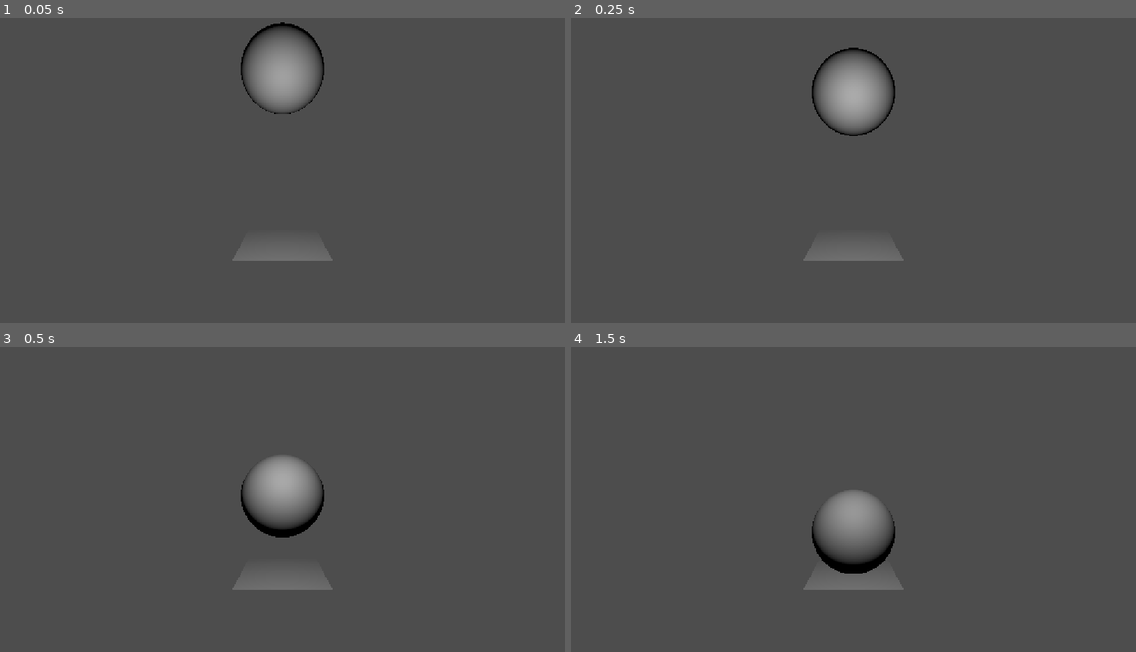
Above: before the commit, frames 1-4 (two rows, left to right).
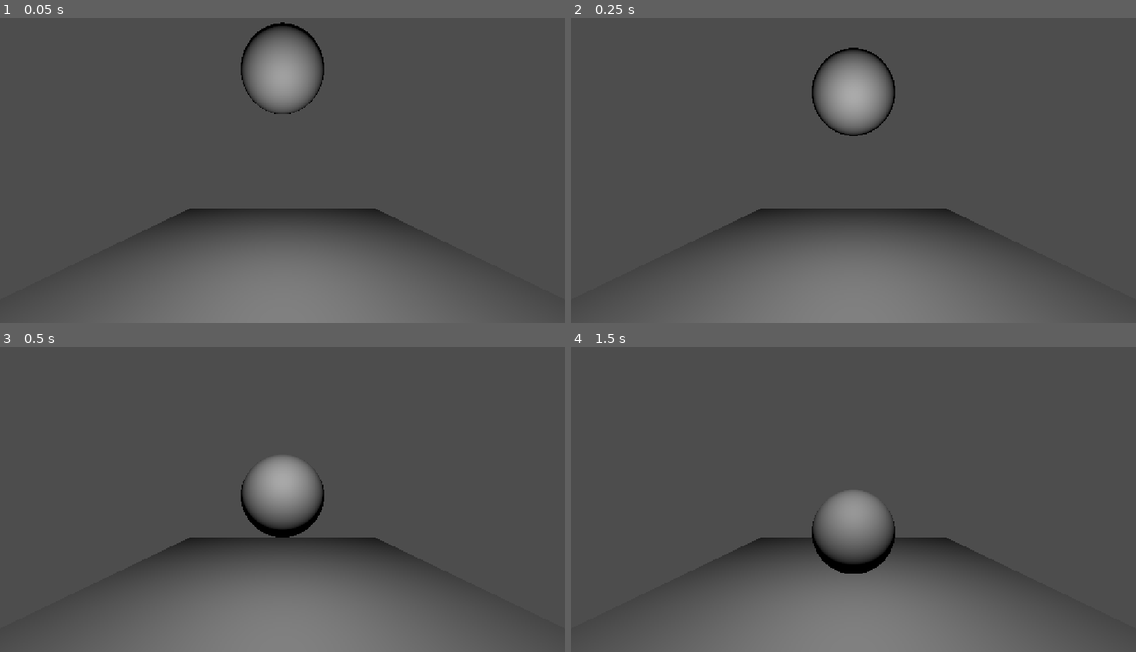
Above: after the commit, the same moments.

Repository: FlameFreezer/170.3
Game: Godot game, scene res://scenes/main.tscn
The game is run twice, just before and just after one commit, with the same random seed, the same clock (stepped at 60 frames per second) and the same inputs.
Inputs:
- Up to frame 1 (0.05 s): no input
- Up to frame 2 (0.25 s): no input
- Up to frame 3 (0.5 s): no input
- Up to frame 4 (1.5 s): tap Enter at 1.25 s

The runs differ from the first frame. In frame 1, 11% of the frame differs, in the area x 20-80%, y 62-100%; in frame 2, 11%; in frame 3, 11%; in frame 4, 10%.

Commit message:
colored car for vis

Diff:
--- /dev/null
+++ b/main.tscn
@@ -0,0 +1,3 @@
+[gd_scene format=3 uid="uid://b1ydgxr4gywas"]
+
+[node name="Node3D" type="Node3D" unique_id=1644208894]
--- a/scenes/Prefabs/PHCar.tscn
+++ b/scenes/Prefabs/PHCar.tscn
@@ -3,23 +3,47 @@
 [ext_resource type="ArrayMesh" uid="uid://cqrgdna7whk3n" path="res://Assets/170_3_PH2_CarBody.obj" id="1_py02g"]
 [ext_resource type="ArrayMesh" uid="uid://85gi517fuxsg" path="res://Assets/170_3_PH_Tire.obj" id="2_8ty4o"]
 
+[sub_resource type="StandardMaterial3D" id="StandardMaterial3D_bl13t"]
+albedo_color = Color(0.5176471, 0, 0, 1)
+
+[sub_resource type="StandardMaterial3D" id="StandardMaterial3D_w70d6"]
+albedo_color = Color(0, 0, 0, 1)
+
+[sub_resource type="StandardMaterial3D" id="StandardMaterial3D_0ixyv"]
+albedo_color = Color(0, 0, 0, 1)
+
+[sub_resource type="StandardMaterial3D" id="StandardMaterial3D_4pgxo"]
+albedo_color = Color(0, 0, 0, 1)
+
+[sub_resource type="StandardMaterial3D" id="StandardMaterial3D_ans2w"]
+albedo_color = Color(0, 0, 0, 1)
+
 [node name="Node3D" type="Node3D" unique_id=1020874637]
 
 [node name="1703Ph2CarBody" type="MeshInstance3D" parent="." unique_id=1837564033]
+transform = Transform3D(0.5, 0, 0, 0, 0.5, 0, 0, 0, 0.5, 0, 0, 0)
 mesh = ExtResource("1_py02g")
+surface_material_override/0 = SubResource("StandardMaterial3D_bl13t")
+surface_material_override/1 = SubResource("StandardMaterial3D_w70d6")
+surface_material_override/2 = SubResource("StandardMaterial3D_0ixyv")
+surface_material_override/3 = SubResource("StandardMaterial3D_4pgxo")
 
 [node name="1703PhTireFrontLeft" type="MeshInstance3D" parent="1703Ph2CarBody" unique_id=367701499]
 transform = Transform3D(1, 0, 0, 0, 1, 0, 0, 0, 1, -0.255, 0, -2.5)
 mesh = ExtResource("2_8ty4o")
+surface_material_override/0 = SubResource("StandardMaterial3D_ans2w")
 
 [node name="1703PhTireFrontRight" type="MeshInstance3D" parent="1703Ph2CarBody" unique_id=1727197525]
 transform = Transform3D(1, 0, 0, 0, 1, 0, 0, 0, 1, 2.25, 0, -2.5)
 mesh = ExtResource("2_8ty4o")
+surface_material_override/0 = SubResource("StandardMaterial3D_ans2w")
 
 [node name="1703PhTireBackLeft" type="MeshInstance3D" parent="1703Ph2CarBody" unique_id=318854468]
 transform = Transform3D(1, 0, 0, 0, 1, 0, 0, 0, 1, -0.255, 0, 0)
 mesh = ExtResource("2_8ty4o")
+surface_material_override/0 = SubResource("StandardMaterial3D_ans2w")
 
 [node name="1703PhTireBackRight" type="MeshInstance3D" parent="1703Ph2CarBody" unique_id=846160020]
 transform = Transform3D(1, 0, 0, 0, 1, 0, 0, 0, 1, 2.25, 0, 0)
 mesh = ExtResource("2_8ty4o")
+surface_material_override/0 = SubResource("StandardMaterial3D_ans2w")
--- a/scenes/Prefabs/floor_tile.tscn
+++ b/scenes/Prefabs/floor_tile.tscn
@@ -10,5 +10,5 @@
 shape = SubResource("HeightMapShape3D_2e8lr")
 
 [node name="MeshInstance3D" type="MeshInstance3D" parent="." unique_id=1557458708]
-transform = Transform3D(0.49710613, 0, 0, 0, 1, 0, 0, 0, 0.49768513, 0, 0, 0)
+transform = Transform3D(2, 0, 0, 0, 4.024, 0, 0, 0, 2.004, 0, 0, 0)
 mesh = SubResource("PlaneMesh_62yfg")
--- /dev/null
+++ b/scenes/test.tscn
@@ -0,0 +1,12 @@
+[gd_scene format=3 uid="uid://cdw0tjq72t5hr"]
+
+[ext_resource type="PackedScene" uid="uid://ccvhph1gnwwti" path="res://scenes/Prefabs/floor_tile.tscn" id="1_bl13t"]
+[ext_resource type="PackedScene" uid="uid://bkx6w4rf3e4w0" path="res://scenes/Prefabs/PHCar.tscn" id="2_iyx0m"]
+
+[node name="Test" type="Node3D" unique_id=944797002]
+
+[node name="FloorTile" parent="." unique_id=1666266216 instance=ExtResource("1_bl13t")]
+transform = Transform3D(1, 0, 0, 0, 1, 0, 0, 0, 1, 0.012495518, 0, 0.023491323)
+
+[node name="Node3D" parent="." unique_id=1020874637 instance=ExtResource("2_iyx0m")]
+transform = Transform3D(1, 0, 0, 0, 1, 0, 0, 0, 1, 0.15497589, 0, 0.043004453)
